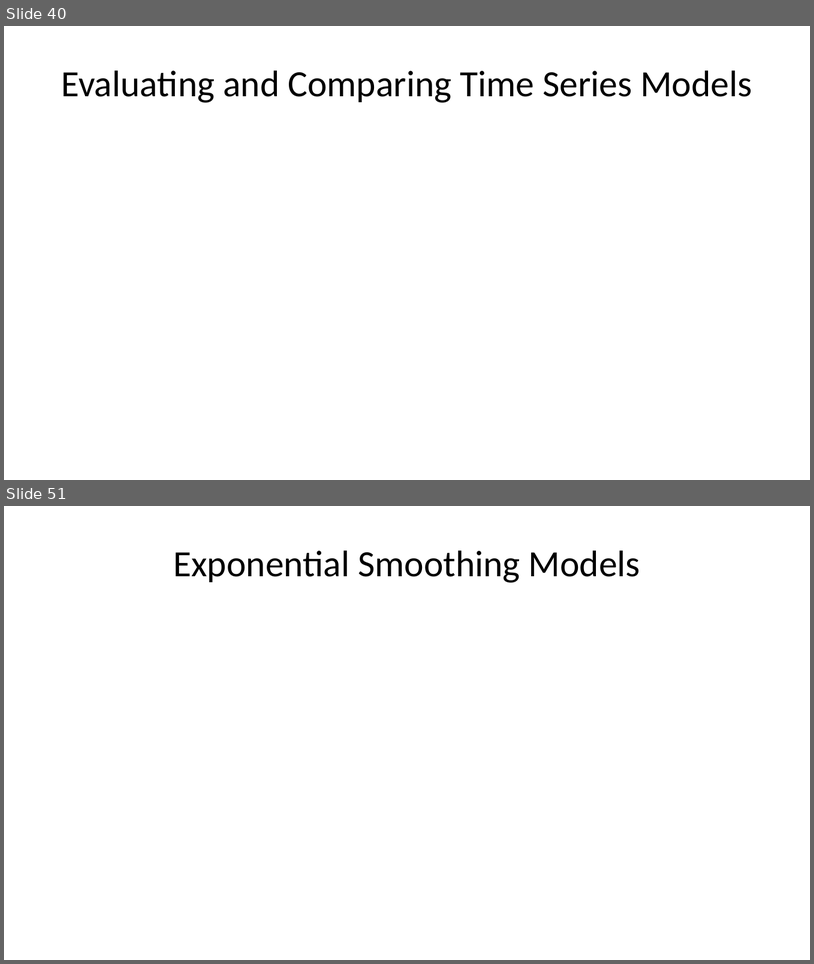
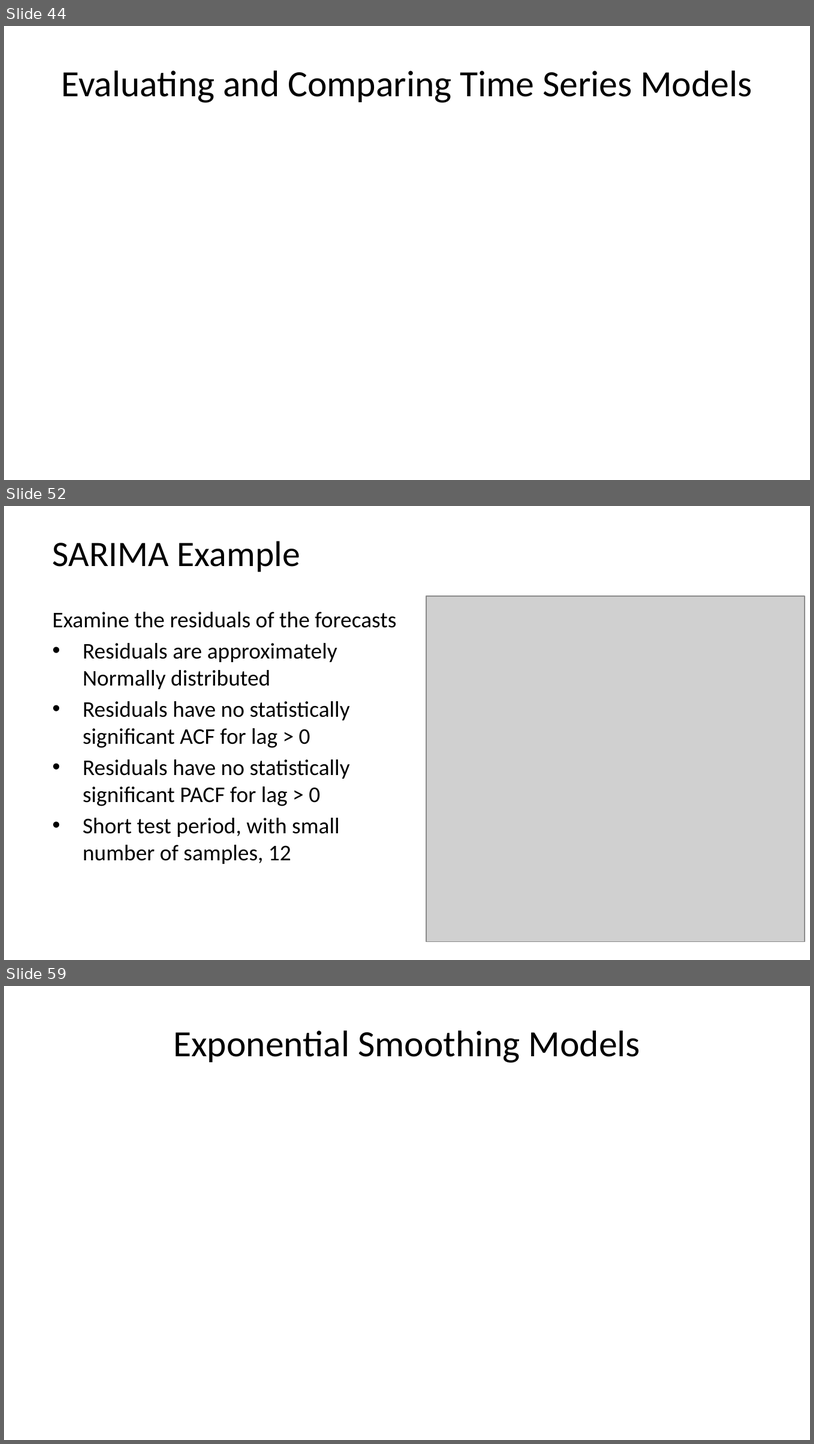
Before and after one commit to StephenElston/CSCI-E-83, a slide deck: LectureSlides/12_IntroductionToTimeSeriesForecasting.pptx. Shown one above the other, each under a label of ours: slides 40 and 51 before the commit, slides 44, 52 and 59 after it; the slides between them are not shown. The pictures are 814x964 and 814x1444 pixels, drawn with LibreOffice and Linux fonts; fonts in the diff are those of the drawing; grey boxes stand for pictures. Boxes give left, top, right and bottom in pixels: in the first picture for what was removed or moved away, otherwise in the second. Text is boxed around its words. In the diff, an @@ line names an element or a change of style, - is before the commit and + after.

```diff
--- a/LectureSlides/12_IntroductionToTimeSeriesForecasting.pptx
+++ b/LectureSlides/12_IntroductionToTimeSeriesForecasting.pptx
@@ slide 52 added at bbox=[4, 506, 810, 960], background #FFFFFF @@
@@ title added at bbox=[53, 541, 300, 572], 32 pt, text #000000 @@
+SARIMA Example
@@ text added at bbox=[53, 612, 396, 864], 20 pt, text #000000 @@
+Examine the residuals of the forecasts
+• Residuals are approximately Normally distributed
+• Residuals have no statistically significant ACF for lag > 0
+• Residuals have no statistically significant PACF for lag > 0
+• Short test period, with small number of samples, 12
@@ picture added at bbox=[426, 597, 806, 942] @@
@@ what was slide 40 is now slide 44 @@
@@ what was slide 51 is now slide 59 @@
```
Also in this commit, not shown: 7 slides changed, 12 other slides added, 5 slides removed.
